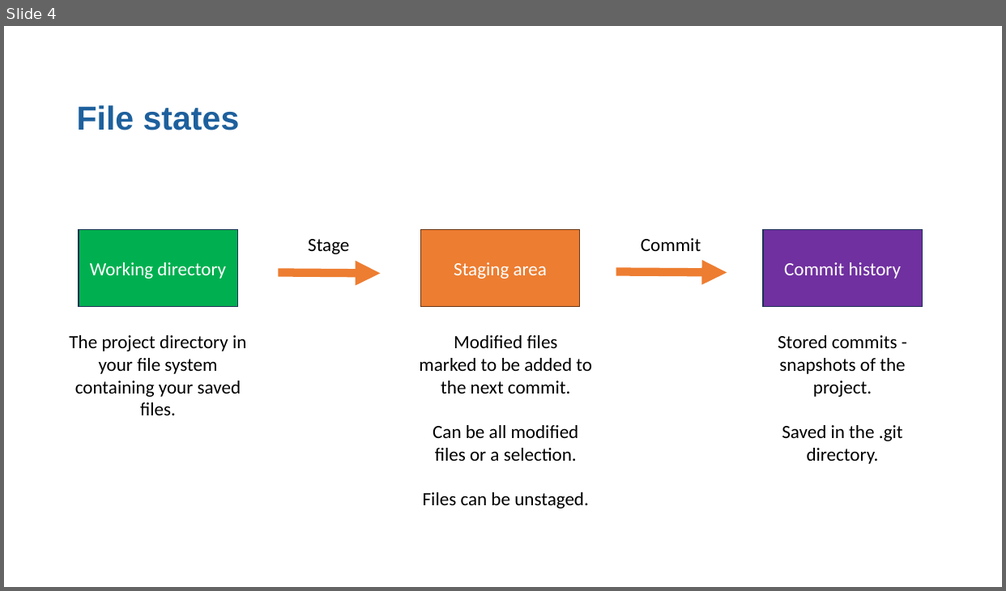
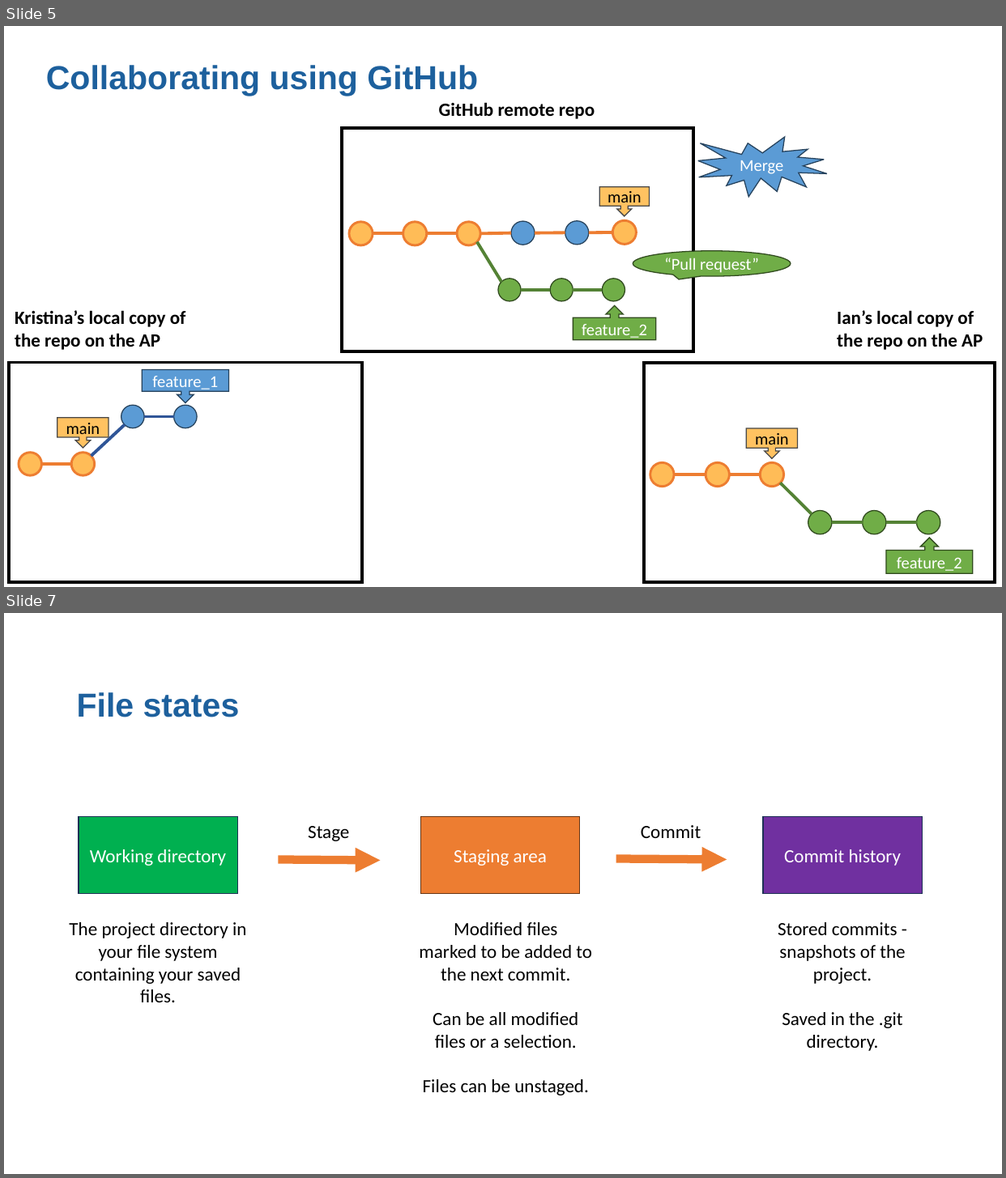
Before and after one commit to moj-analytical-services/intro_to_github_training, a slide deck: GitGitHub slides.pptx. Shown one above the other, each under a label of ours: slide 4 before the commit, slides 5 and 7 after it; the slides between them are not shown. The pictures are 1006x591 and 1006x1178 pixels, drawn with LibreOffice and Linux fonts; fonts in the diff are those of the drawing. Boxes give left, top, right and bottom in pixels: in the first picture for what was removed or moved away, otherwise in the second. Text is boxed around its words. In the diff, an @@ line names an element or a change of style, - is before the commit and + after.

```diff
--- a/GitGitHub slides.pptx
+++ b/GitGitHub slides.pptx
@@ slide 5 added at (x1=4, y1=26, x2=1002, y2=587), background #FFFFFF @@
@@ title added at (x1=46, y1=65, x2=478, y2=96), 32 pt, text #1D609D, bold @@
+Collaborating using GitHub
@@ text added at (x1=439, y1=102, x2=594, y2=119), 18 pt, text #000000, bold @@
+GitHub remote repo
@@ rectangle added at (x1=342, y1=128, x2=693, y2=352), outline #000000 3 pt @@
@@ irregular seal added at (x1=698, y1=137, x2=827, y2=197), fill #5B9BD5, outline #28445D 1 pt, 16 pt, text #FFFFFF @@
+Merge
@@ down arrow callout added at (x1=600, y1=187, x2=650, y2=216), fill #FFC261, outline #484848 1 pt, 16 pt, text #000000 @@
+main
@@ ellipse added at (x1=349, y1=222, x2=373, y2=246), fill #FFBC57, outline #ED7D31 2.25 pt @@
@@ line added from (373, 233) to (403, 233), #ED7D31 3 pt @@
@@ ellipse added at (x1=403, y1=222, x2=427, y2=246), fill #FFBC57, outline #ED7D31 2.25 pt @@
@@ line added from (427, 233) to (457, 233), #ED7D31 3 pt @@
@@ ellipse added at (x1=457, y1=222, x2=481, y2=246), fill #FFBC57, outline #ED7D31 2.25 pt @@
@@ line added from (481, 233) to (511, 233), #ED7D31 3 pt @@
@@ ellipse added at (x1=511, y1=221, x2=535, y2=246), fill #5B9BD5, outline #28445D 1 pt @@
@@ line added from (535, 233) to (565, 233), #ED7D31 3 pt @@
@@ ellipse added at (x1=565, y1=221, x2=590, y2=246), fill #5B9BD5, outline #28445D 1 pt @@
@@ line added from (612, 233) to (589, 233), #ED7D31 3 pt @@
@@ ellipse added at (x1=612, y1=220, x2=637, y2=245), fill #FFBC57, outline #ED7D31 2.25 pt @@
@@ speech bubble added at (x1=633, y1=251, x2=791, y2=277), fill #70AD47, outline #314C1F 1 pt, 16 pt, text #FFFFFF @@
+“Pull request”
@@ text added at (x1=15, y1=310, x2=186, y2=350), 18 pt, text #000000, bold @@
+Kristina’s local copy of
+the repo on the AP
@@ group added at (x1=477, y1=242, x2=656, y2=340): 3 ellipses, 3 lines, 1 up arrow callout @@
+feature_2
@@ text added at (x1=837, y1=310, x2=982, y2=350), 18 pt, text #000000, bold @@
+Ian’s local copy of
+the repo on the AP
@@ rectangle added at (x1=9, y1=363, x2=362, y2=583), outline #000000 3 pt @@
@@ rectangle added at (x1=644, y1=363, x2=995, y2=582), outline #000000 3 pt @@
@@ down arrow callout added at (x1=142, y1=369, x2=228, y2=403), fill #5B9BD5, outline #28445D 1 pt, 16 pt, text #FFFFFF @@
+feature_1
@@ ellipse added at (x1=121, y1=406, x2=145, y2=429), fill #5B9BD5, outline #28445D 1 pt @@
@@ ellipse added at (x1=174, y1=406, x2=197, y2=429), fill #5B9BD5, outline #28445D 1 pt @@
@@ down arrow callout added at (x1=57, y1=418, x2=108, y2=448), fill #FFC261, outline #484848 1 pt, 16 pt, text #000000 @@
+main
@@ line added from (91, 456) to (125, 425), #2F5597 3 pt @@
@@ line added from (144, 416) to (174, 416), #2F5597 3 pt @@
@@ group added at (x1=650, y1=429, x2=974, y2=574): 6 ellipses, 5 lines, 1 up arrow callout, 1 down arrow callout @@
+feature_2
+main
@@ ellipse added at (x1=19, y1=453, x2=42, y2=476), fill #FFBC57, outline #ED7D31 2.25 pt @@
@@ ellipse added at (x1=71, y1=453, x2=95, y2=476), fill #FFBC57, outline #ED7D31 2.25 pt @@
@@ line added from (41, 464) to (71, 464), #ED7D31 3 pt @@
@@ what was slide 4 is now slide 7 @@
```
Also in this commit, not shown: 3 slides changed, 2 other slides added.
